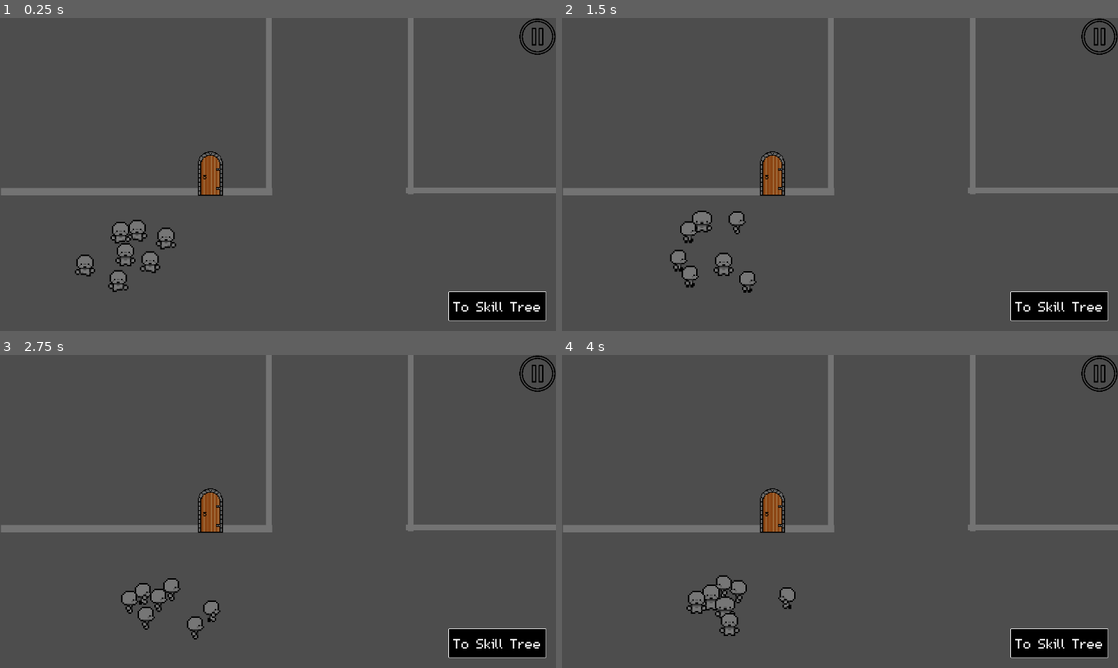
Above: before the commit, frames 1-4 (two rows, left to right).
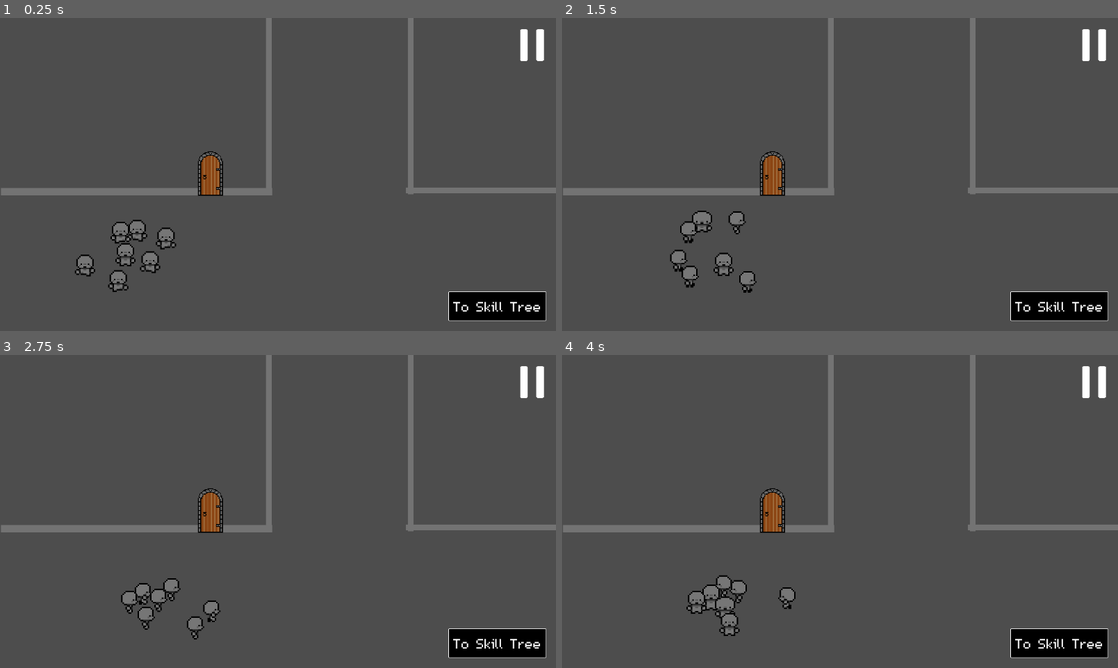
Above: after the commit, the same moments.

Repository: DubiousDuck/Manny-Takes-on-Upper-Management
Game: Godot game, scene res://overworld/sample_overworld.tscn
Same seed, same stepped clock (60 frames per second), same inputs: the game is played once before the commit and once after it. The engine's default icon, where the game draws it, is replaced by a stand-in: a white triangle on a blue panel in a dark square.
Inputs (mouse positions are in pixels of both pictures, inside the frame that each line leads up to):
- Up to frame 1 (0.25 s): no input
- Up to frame 2 (1.5 s): tap Enter (ui_accept) at 0.5, 0.77 s; move the mouse to (962, 158) at 0.52 s; hold Right (ui_right) 0.53-1.28 s; click (962, 158) at 0.6 s; move the mouse to (728, 190) at 1.27 s; hold Down (ui_down) from 1.28 s (still down); click (728, 190) at 1.35 s
- Up to frame 3 (2.75 s): tap Enter (ui_accept) at 1.52 s; move the mouse to (333, 442) at 2.02 s; release Down (ui_down) at 2.03 s; hold Right (ui_right) from 2.03 s (still down); click (333, 442) at 2.1 s
- Up to frame 4 (4 s): move the mouse to (812, 574) at 2.77 s; release Right (ui_right) at 2.78 s; hold Up (ui_up) 2.78-3.53 s; click (812, 574) at 2.85 s; tap Enter (ui_accept) at 3.02, 3.77 s; move the mouse to (1006, 558) at 3.52 s; hold Left (ui_left) from 3.53 s (still down); click (1006, 558) at 3.6 s

The runs differ from the first frame. In frame 1, 0.4% of the frame differs, in the area x 93-100%, y 0-14%; in frame 2, 0.4%; in frame 3, 0.4%; in frame 4, 0.4%.

Commit message:
Pause Icon revamped

Diff:
--- a/ui/pause_canvas_layer.tscn
+++ b/ui/pause_canvas_layer.tscn
@@ -3,9 +3,9 @@
 [ext_resource type="Script" path="res://ui/pause_canvas_layer.gd" id="1_pg7py"]
 [ext_resource type="Script" path="res://ui/volume_slider.gd" id="2_k60nf"]
 [ext_resource type="Texture2D" uid="uid://cva3wsbyec1c2" path="res://ui/VolumeSprites/Splatcho Volume Slider (1).png" id="3_y3cgx"]
-[ext_resource type="Texture2D" uid="uid://c0d4uyifi4nqm" path="res://ui/pause_icon.png" id="4_77hvb"]
 [ext_resource type="Script" path="res://ui/brightness_slider.gd" id="4_kvqm7"]
 [ext_resource type="Texture2D" uid="uid://dh2vtp2hnsf1m" path="res://ui/BrightnessSprites/BrightnessIconBig.png" id="5_xfvr8"]
+[ext_resource type="Texture2D" uid="uid://bra0ypesqnwdm" path="res://ui/PauseIcon.png" id="6_r7iuc"]
 
 [node name="PauseCanvasLayer" type="CanvasLayer"]
 process_mode = 3
@@ -142,11 +142,12 @@
 text = "Resume"
 
 [node name="PauseButton" type="TextureButton" parent="."]
-offset_left = 1075.0
-offset_right = 1587.0
-offset_bottom = 512.0
-scale = Vector2(0.150711, 0.150711)
-texture_normal = ExtResource("4_77hvb")
+offset_left = 1045.0
+offset_top = 13.0
+offset_right = 2005.0
+offset_bottom = 733.0
+scale = Vector2(0.119471, 0.119471)
+texture_normal = ExtResource("6_r7iuc")
 
 [node name="ColorRect" type="ColorRect" parent="."]
 anchors_preset = -1
Binary file added: ui/PauseIcon.png
Not shown, changed: ui/PauseIcon.png.import
Binary file removed: ui/pause_icon.png
